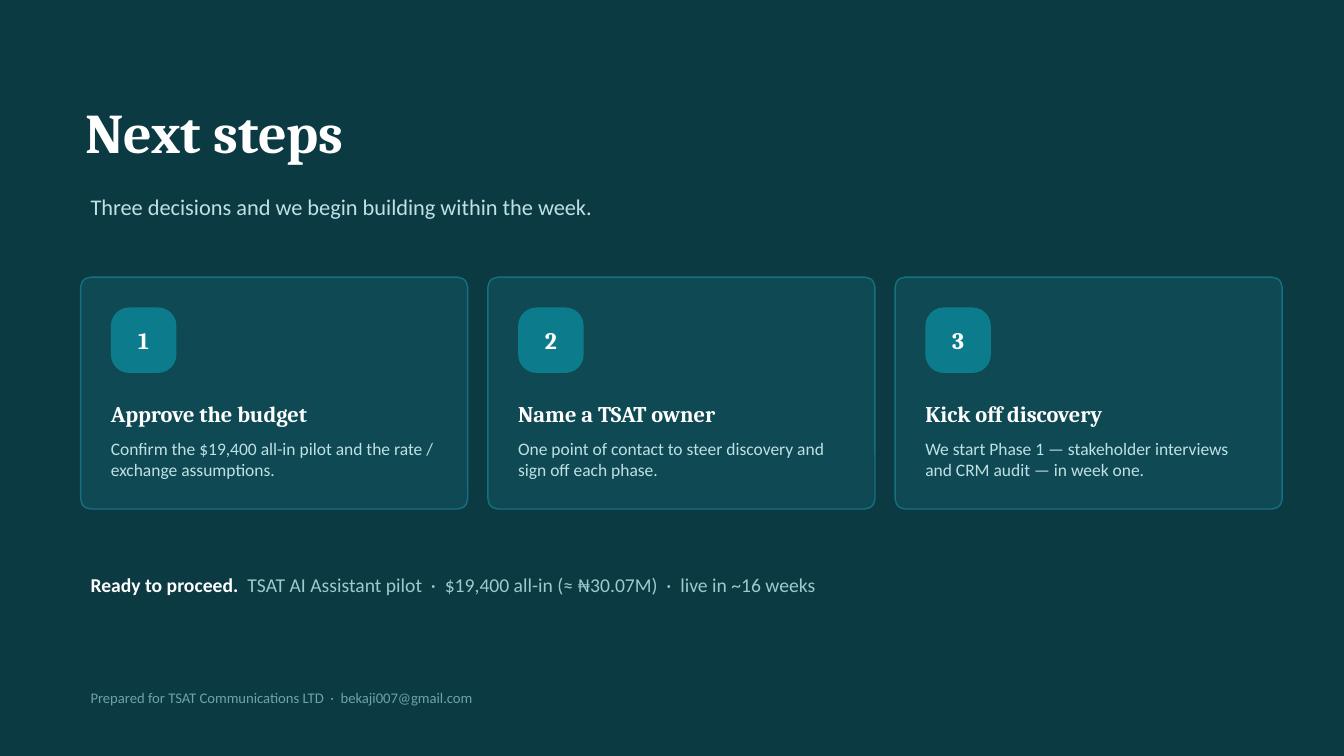
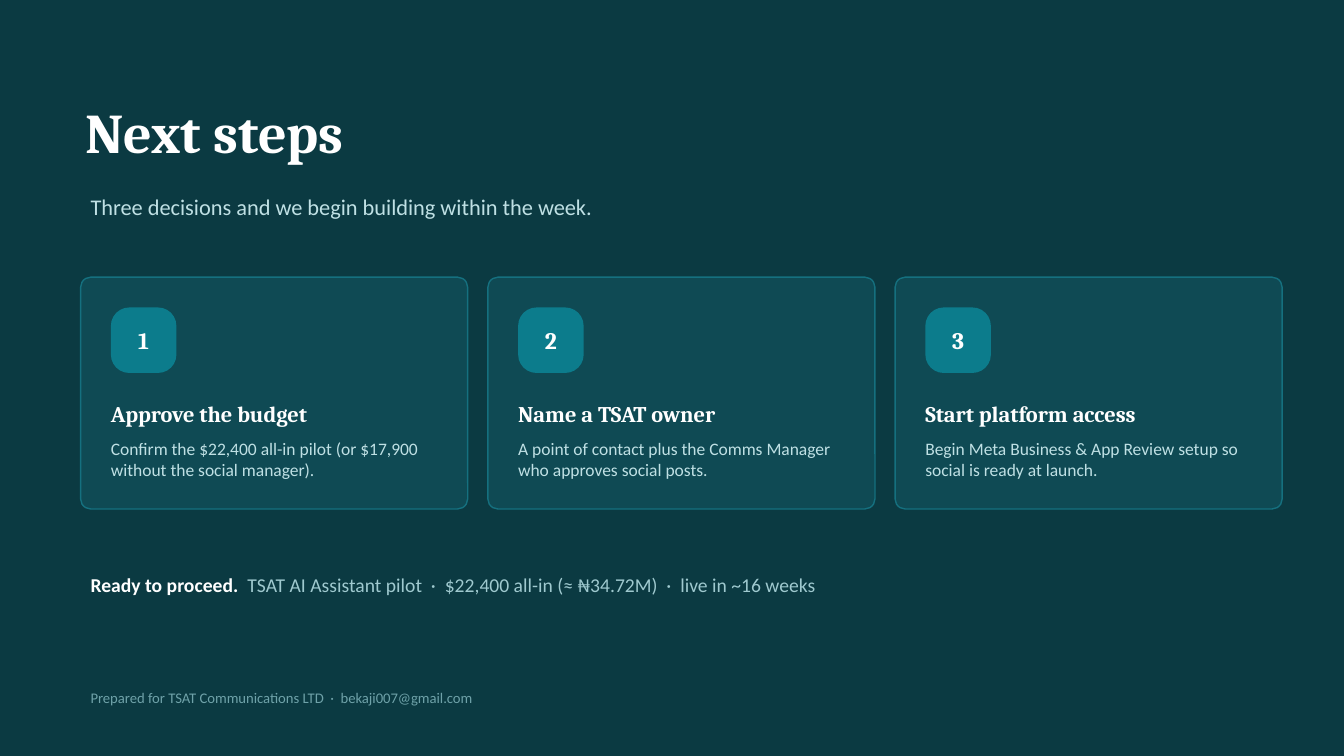
Before and after one commit to Bekaji/Bekaji, a slide deck: slide 15 of tsat-ai-assistant/TSAT_AI_Assistant_Pitch_Deck.pptx (slide 14 before the commit). Drawn at 1344x756 pixels with LibreOffice and Linux fonts; fonts in the diff are those of the drawing. Boxes give left, top, right and bottom in pixels: in the first picture for what was removed or moved away, otherwise in the second. Text is boxed around its words. In the diff, an @@ line names an element or a change of style, - is before the commit and + after.

```diff
--- a/tsat-ai-assistant/TSAT_AI_Assistant_Pitch_Deck.pptx
+++ b/tsat-ai-assistant/TSAT_AI_Assistant_Pitch_Deck.pptx
@@ text at (x1=925, y1=406, x2=1136, y2=427): text changed @@
-Kick off discovery
+Start platform access
@@ text at (x1=111, y1=442, x2=418, y2=479): text changed @@
-Confirm the $19,400 all-in pilot and the rate / exchange assumptions.
+Confirm the $22,400 all-in pilot (or $17,900 without the social manager).
@@ text at (x1=518, y1=443, x2=831, y2=479): text changed @@
-One point of contact to steer discovery and sign off each phase.
+A point of contact plus the Comms Manager who approves social posts.
@@ text at (x1=925, y1=443, x2=1238, y2=479): text changed @@
-We start Phase 1 — stakeholder interviews and CRM audit — in week one.
+Begin Meta Business & App Review setup so social is ready at launch.
@@ text at (x1=91, y1=578, x2=815, y2=595): text changed @@
-Ready to proceed. TSAT AI Assistant pilot · $19,400 all-in (≈ ₦30.07M) · live in ~16 weeks
+Ready to proceed. TSAT AI Assistant pilot · $22,400 all-in (≈ ₦34.72M) · live in ~16 weeks
```
Also in this commit, not shown: 12 other slides changed, 1 slide added, 2 other files.
